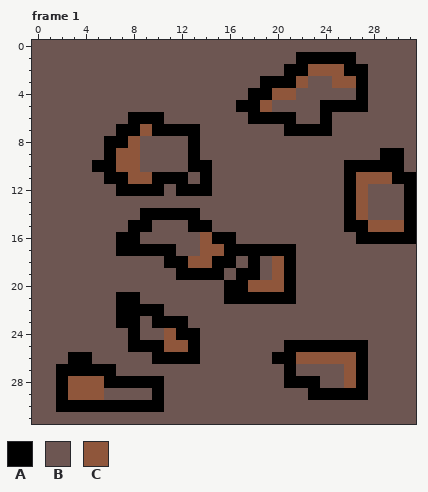
Two versions of one pixel-art file, wall1.aseprite. Above is the file before it was changed.
32x32 pixels, 1 frame. Shown: frame 1. The commit also changed other frames, which this record leaves out.
Palette (. is transparent): A #000000  B #6d5652  C #8f563b
New version:
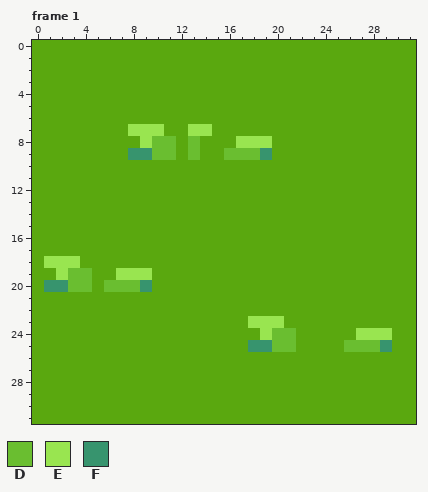
Colours new in this view: D #6abe30  E #99e550  F #37946e
The exact change:
layer "Layer 2" added
colour B: #6d5652 -> #5aa80f
Changed rows in their new state; - is a pixel that keeps its letter.
Frame 1, layers "Layer 2", "Layer 1":
first column x 1:
 1 ---------------------BBBBB-----
 2 --------------------BBBBBBB----
 3 ------------------BBBB--BBB----
 4 -----------------BBBB-----B----
 5 ----------------BBB----BBBB----
 6 -------BBB-------BBBB--B-------
 7 ------BEEEBBEE------BBBB-------
 8 -----BBBEDD-D---EEE------------
 9 -----BBFFDD-D--DDDF---------BB-
10 ----BBBB----BB-----------BBBBB-
11 -----BBBBBBB-B-----------BBBBBB
12 ------BBBB-BBB-----------BB---B
13 -------------------------BB---B
14 --------BBBBB------------BB---B
15 -------BB---BB-----------BBBBBB
16 ------BB-----BBB----------BBBBB
17 ------BBBBB--BBBBBBBB----------
18 EEE-------BBBBBB-B-BB----------
19 -EDD--EEE--BBBB-BB-BB----------
20 FFDD-DDDF------BBBBBB----------
21 ------BB-------BBBBBB----------
22 ------BBBB---------------------
23 ------BB-BBB-----EEE-----------
24 -------B--BBB-----EDD-----EEE--
25 -------BBBBBB----FFDDBBBBDDDF--
26 --BB-----BBBB------BBBBBBBB----
27 -BBBBB--------------B----BB----
28 -BBBBBBBBB----------BBB--BB----
29 -BBBB----B------------BBBBB----
30 -BBBBBBBBB---------------------
